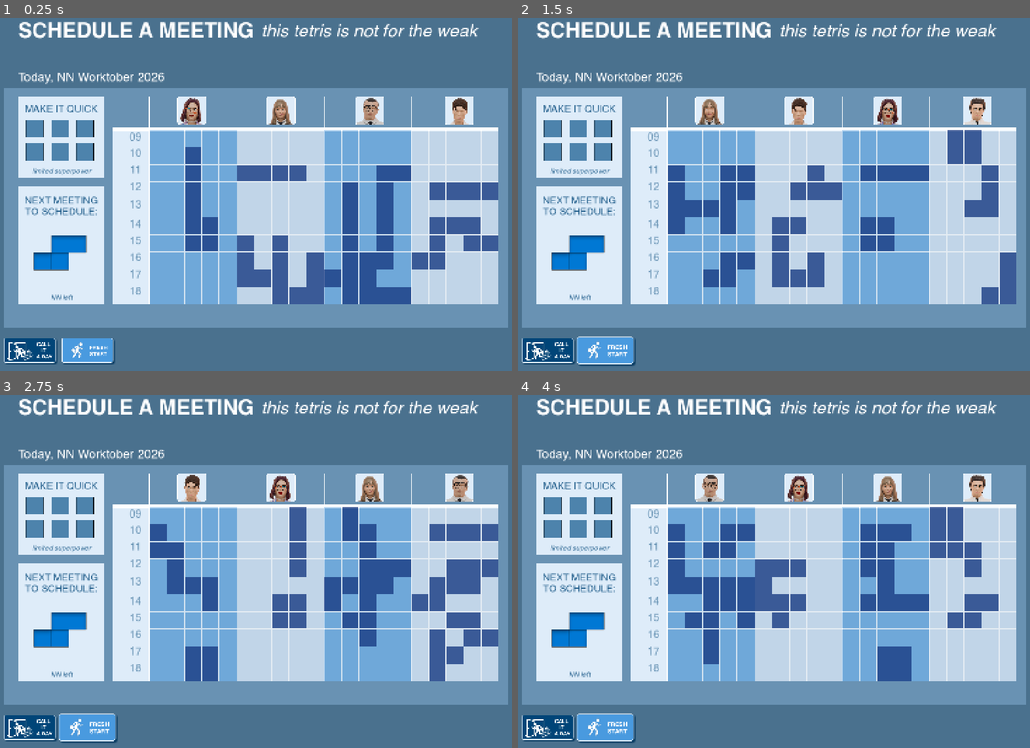
Above: before the commit, frames 1-4 (two rows, left to right).
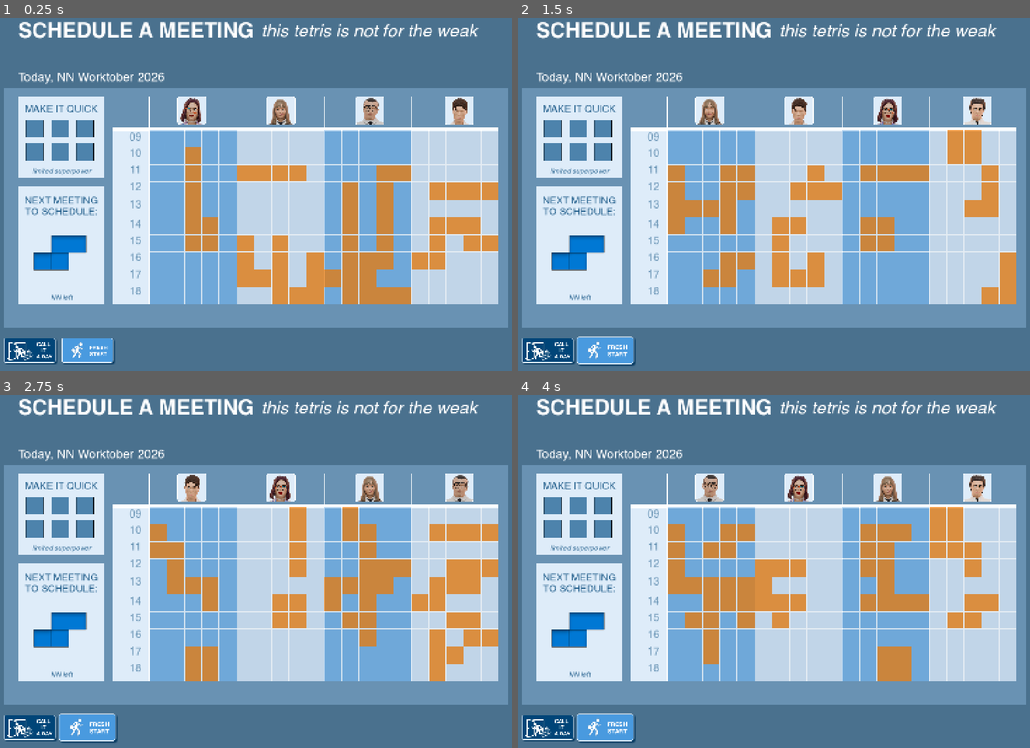
Above: after the commit, the same moments.

Repository: grkovalev/office-game
Game: Godot game, scene res://calendartetris.tscn
Two runs of this game, one before a commit and one after it. Both use one fixed random seed, a clock stepped at 60 frames per second and the inputs below. This scene is started directly instead of the project's main scene.
Inputs (mouse positions are in pixels of both pictures, inside the frame that each line leads up to):
- Up to frame 1 (0.25 s): no input
- Up to frame 2 (1.5 s): click (610, 353) at 0.5 s; click (610, 353) at 1.25 s
- Up to frame 3 (2.75 s): click (92, 730) at 2 s
- Up to frame 4 (4 s): tap Enter at 2.75 s; move the mouse to (886, 546) at 2.77 s; tap R at 2.85 s; click (886, 546) at 2.92 s; tap Space at 3.02, 3.5 s; drag from (666, 585) to (579, 631) at 3.52 s

The runs differ from the first frame. In frame 1, 8.6% of the frame differs, in the area x 36-98%, y 36-82%; in frame 2, 7.4%; in frame 3, 8.7%, in the area x 29-98%, y 31-82%; in frame 4, 8.6%.

Commit message:
changed sprites for meetings

Diff:
--- a/calendartetris.gd
+++ b/calendartetris.gd
@@ -346,18 +346,14 @@
 			cells[c.y][c.x] = true
 			set_cell_color(c, color)
 
-const PREFILLED_TILE := Color(0.053, 0.185, 0.485, 0.7)
+const PREFILLED_TILE := Color(0.949, 0.475, 0.0, 0.7)
 const COLUMNS_PER_REGION := 5
 
 # Color atlas for placed tiles; same color is never picked for adjacent cells
 const COLOR_ATLAS: Array[Color] = [
-	Color(0.639, 0.322, 0.0, 1.0),
-	Color(0.8, 0.4, 0.0, 1.0),
-	Color(0.949, 0.475, 0.0, 1.0),
-	Color(1.0, 0.584, 0.0, 1.0),
-	Color(1.0, 0.671, 0.251, 1.0),
-	Color(1.0, 0.761, 0.502, 1.0),
-	Color(1.0, 0.847, 0.749, 1.0),
+	Color(0.493, 0.531, 0.56, 0.7),
+	Color(0.413, 0.449, 0.476, 0.7),
+	Color(0.365, 0.399, 0.424, 0.7),
 ]
 # Prefill count per region = PREFILLS_BY_ATLAS_ROW[atlas_row assigned to regN_char]. Index = atlas row 0..5.
 const PREFILLS_BY_ATLAS_ROW: Array[int] = [5, 3, 4, 2, 3, 1]
Binary file changed: ui_buttons/calendartetris/meetings/1rowmeeting.png
Binary file changed: ui_buttons/calendartetris/meetings/2rowmeeting.png
Binary file added: ui_buttons/calendartetris/meetings/Frame 6.png
Not shown, added: ui_buttons/calendartetris/meetings/Frame 6.png.import
